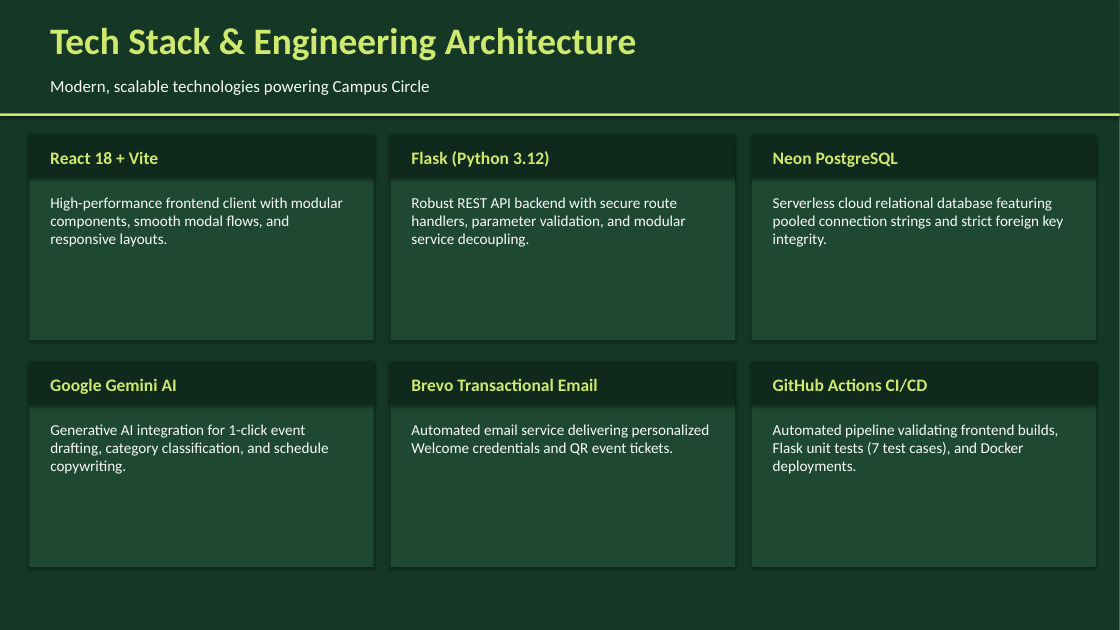
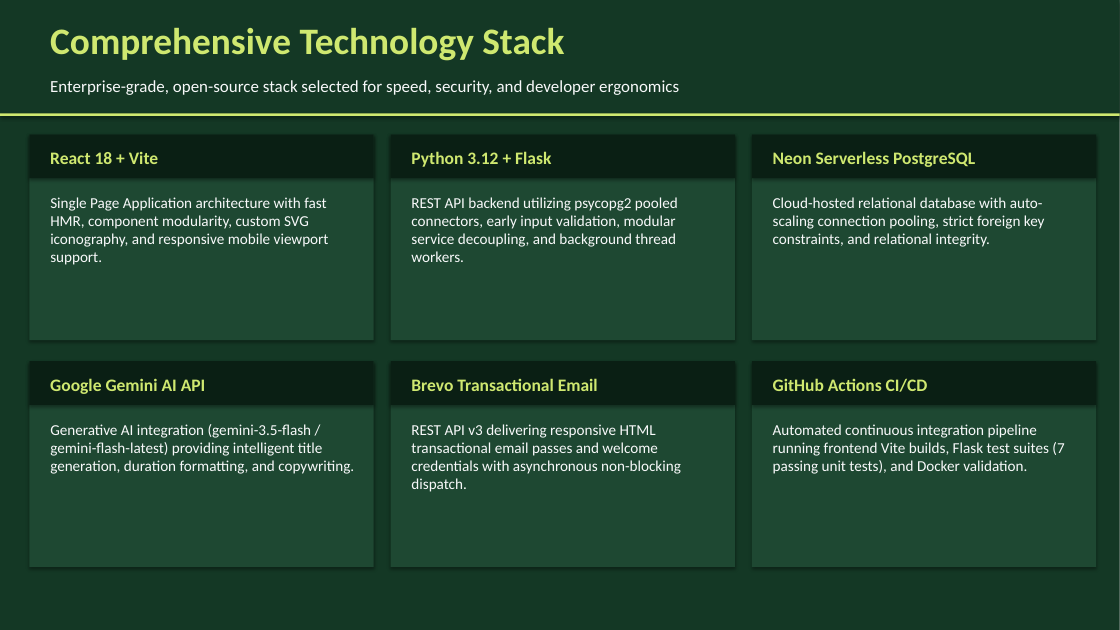
Before and after one commit to Abhi7Prajapathi/Events, a slide deck: slide 5 of CampusCircle_Presentation.pptx (slide 3 before the commit). Drawn at 1120x630 pixels with LibreOffice and Linux fonts; fonts in the diff are those of the drawing. Boxes give left, top, right and bottom in pixels: in the first picture for what was removed or moved away, otherwise in the second. Text is boxed around its words. In the diff, an @@ line names an element or a change of style, - is before the commit and + after.

Commit message:
docs: 16-slide presentation deck with core code snippets, screenshots, problem, solution, and architecture

```diff
--- a/CampusCircle_Presentation.pptx
+++ b/CampusCircle_Presentation.pptx
@@ text at [50,28,564,61]: text changed @@
-Tech Stack & Engineering Architecture
+Comprehensive Technology Stack
@@ text at [50,80,679,95]: text changed @@
-Modern, scalable technologies powering Campus Circle
+Enterprise-grade, open-source stack selected for speed, security, and developer ergonomics
@@ text at [411,151,551,167]: text changed @@
-Flask (Python 3.12)
+Python 3.12 + Flask
@@ text at [773,151,975,167]: text changed @@
-Neon PostgreSQL
+Neon Serverless PostgreSQL
@@ text at [50,197,329,265]: text changed @@
-High-performance frontend client with modular components, smooth modal flows, and responsive layouts.
+Single Page Application architecture with fast HMR, component modularity, custom SVG iconography, and responsive mobile viewport support.
@@ text at [411,197,678,262]: text changed @@
-Robust REST API backend with secure route handlers, parameter validation, and modular service decoupling.
+REST API backend utilizing psycopg2 pooled connectors, early input validation, modular service decoupling, and background thread workers.
@@ text at [773,197,1045,247]: text changed @@
-Serverless cloud relational database featuring pooled connection strings and strict foreign key integrity.
+Cloud-hosted relational database with auto-scaling connection pooling, strict foreign key constraints, and relational integrity.
@@ fill #0F2A1C to #0A1F14 in 3 elements at [391,134,735,178], [752,134,1096,178], [29,361,374,405] @@
@@ text at [50,378,206,394]: text changed @@
-Google Gemini AI
+Google Gemini AI API
@@ text at [50,424,354,474]: text changed @@
-Generative AI integration for 1-click event drafting, category classification, and schedule copywriting.
+Generative AI integration (gemini-3.5-flash / gemini-flash-latest) providing intelligent title generation, duration formatting, and copywriting.
@@ text at [411,424,681,492]: text changed @@
-Automated email service delivering personalized Welcome credentials and QR event tickets.
+REST API v3 delivering responsive HTML transactional email passes and welcome credentials with asynchronous non-blocking dispatch.
@@ text at [773,424,1064,474]: text changed @@
-Automated pipeline validating frontend builds, Flask unit tests (7 test cases), and Docker deployments.
+Automated continuous integration pipeline running frontend Vite builds, Flask test suites (7 passing unit tests), and Docker validation.
```
Also in this commit, not shown: 3 other slides changed, 11 slides added, 7 slides removed, 3 other files.
